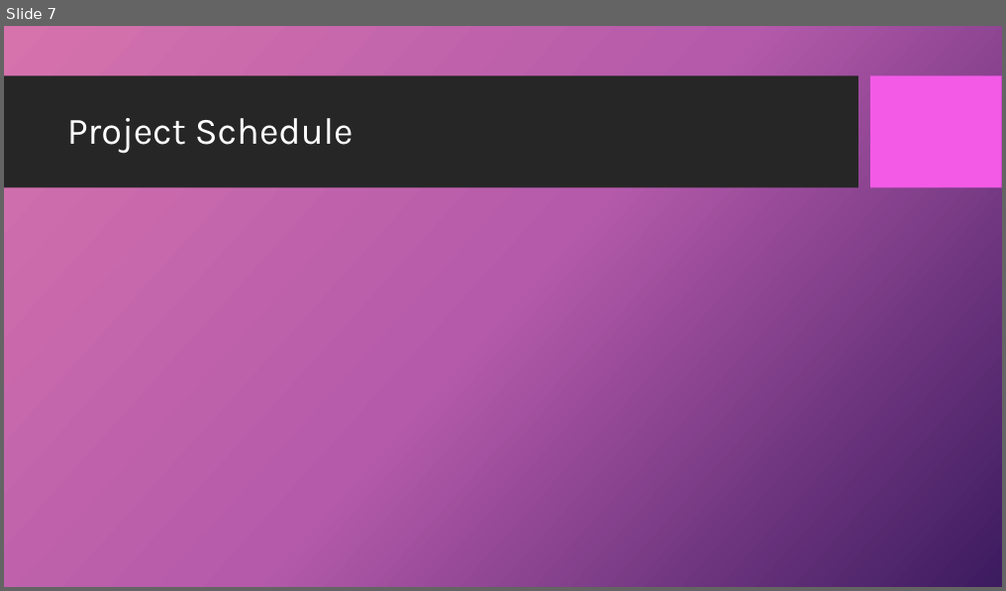
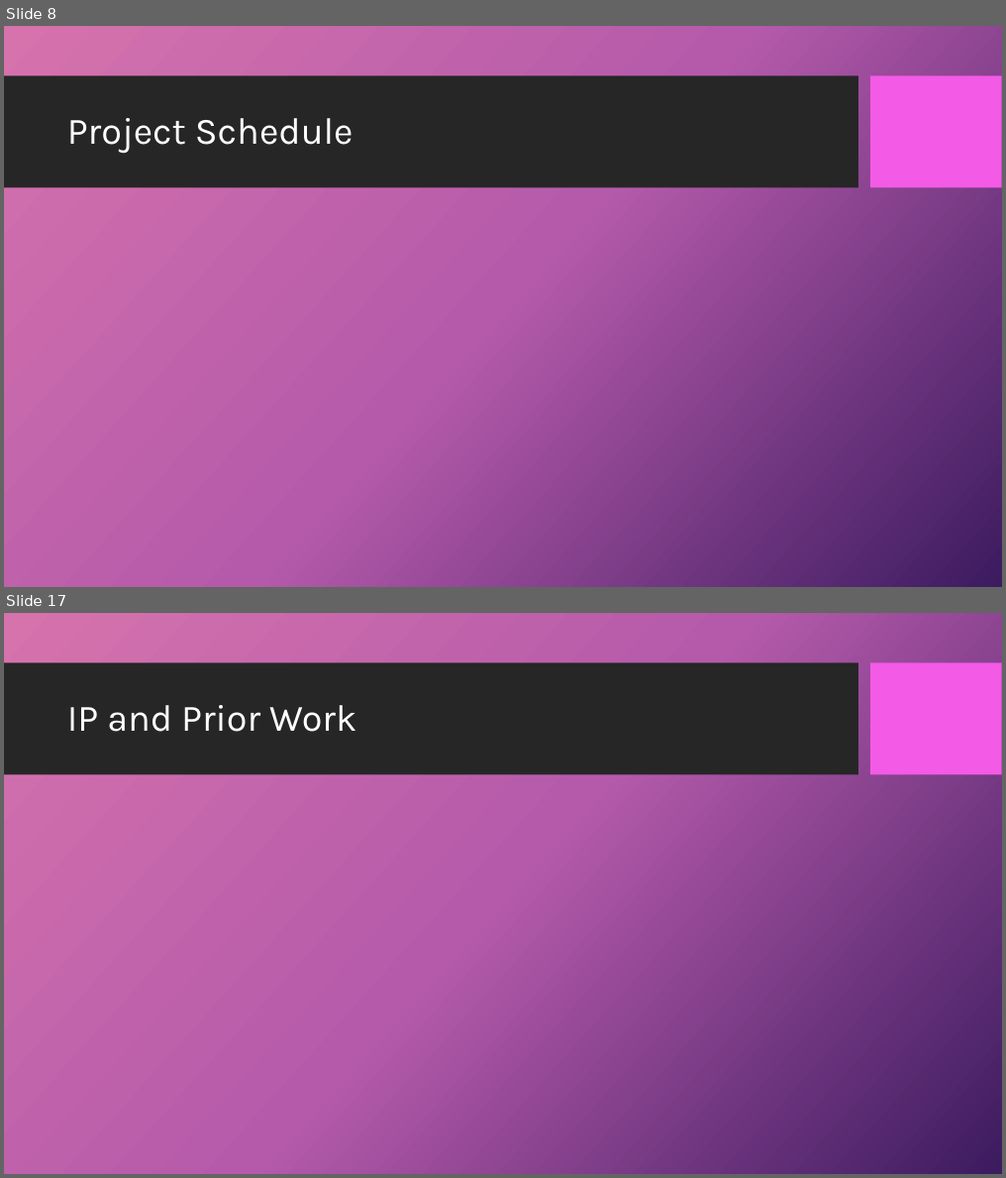
Before and after one commit to dandz12/ECE411-Practicum-Project, a slide deck: ECE411 - Final Presentation.pptx. Shown one above the other, each under a label of ours: slide 7 before the commit, slides 8 and 17 after it; the slides between them are not shown. The pictures are 1006x591 and 1006x1178 pixels, drawn with LibreOffice and Linux fonts; fonts in the diff are those of the drawing; background and template pictures are left out. Boxes give left, top, right and bottom in pixels: in the first picture for what was removed or moved away, otherwise in the second. Text is boxed around its words. In the diff, an @@ line names an element or a change of style, - is before the commit and + after.

```diff
--- a/ECE411 - Final Presentation.pptx
+++ b/ECE411 - Final Presentation.pptx
@@ slide 17 added at bbox=[4, 613, 1002, 1174], background picture (left out); not listed: 2 template elements that a slide beside it also shows @@
@@ title added at bbox=[67, 705, 356, 732], 36 pt, text #FFFFFF @@
+IP and Prior Work
@@ what was slide 7 is now slide 8 @@
```
Also in this commit, not shown: 1 slide changed, 14 other slides added, 1 slide removed.
